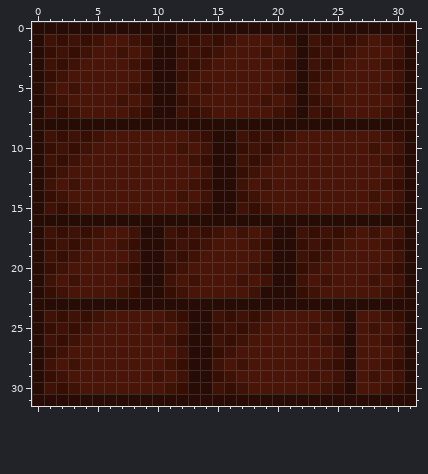
Two states of a pixel-art sprite, assets/graphics/tiles/bg_brick.png. This is how it looked before the edit.
The file is 64x64 pixels, drawn in blocks of 2x2; one block is one cell here.
New version:
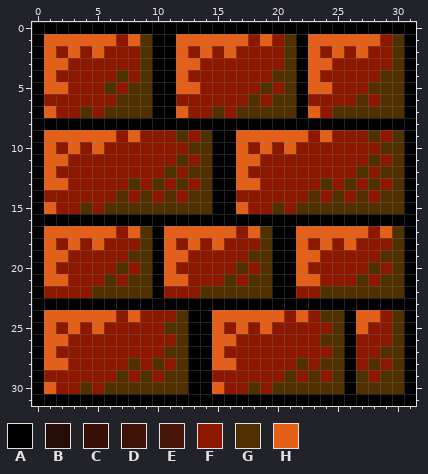
Palette (. is transparent): A #000000  B #270c06  C #370e04  D #3f1207  E #491509  F #8c1800  G #503000  H #e46018
What changed:
@@ x 0..31 @@
- 0 BBBBBBBBBBBBBBBBBBBBBBBBBBBBBBBB
- 1 BDCDCDEEDCBBDCDCDEEEDCBDCDCDEDCB
- 2 BCDCDEEDEDBBCDCDEEEDEDBCDCDEEEDB
- 3 BDCDEEEEDCBBDCDEEEEEDCBDCDEEEDCB
- 4 BCDEEEEEEDBBCDEEEEEEEDBCDEEEEEDB
- 5 BDEDEEEEDCBBDEDEEEEEDCBDEDEEEDCB
- 6 BCDEEEEDEDBBCDEEEEEDEDBCDEEEEEDB
- 7 BDCDEEEEDCBBDCDEEEEEDCBDCDEEEDCB
- 8 BBBBBBBBBBBBBBBBBBBBBBBBBBBBBBBB
- 9 BDCDCDEEEEEEEDCBBDCDCDEEEEEEEDCB
-10 BCDCDEEEEEEEDEDBBCDCDEEEEEEEDEDB
-11 BDCDEEEEEEEEEDCBBDCDEEEEEEEEEDCB
-12 BCDEEEEEEEEEEEDBBCDEEEEEEEEEEEDB
-13 BDEDEEEEEEEEEDCBBDEDEEEEEEEEEDCB
-14 BCDEEEEEEEEEDEDBBCDEEEEEEEEEDEDB
-15 BDCDEEEEEEEEEDCBBDCDEEEEEEEEEDCB
-16 BBBBBBBBBBBBBBBBBBBBBBBBBBBBBBBB
-17 BDCDCDEEDBBDCDCDEDEDBBDCDCDEDEDB
-18 BCDCDEEDCBBCDCDEEEDCBBCDCDEEEDCB
-19 BDCDEEEEDBBDCDEEEEEDBBDCDEEEEEDB
-20 BCDEEEEDCBBCDEEEEEDCBBCDEEEEEDCB
-21 BDEDEEEEDBBDEDEEEDEDBBDEDEEEDEDB
-22 BCDEEEEDCBBCDEEEEEDBBBCDEEEEEDCB
-23 BBBBBBBBBBBBBBBBBBBBBBBBBBBBBBBB
-24 BDCDCDEEEEEDCBBDCDCDEEEEDCBEEDCB
-25 BCDCDEEEEEDEDBBCDCDEEEEDEDBEDEDB
-26 BDCDEEEEEEEDCBBDCDEEEEEEDCBEEDCB
-27 BCDEEEEEEEEEDBBCDEEEEEEEEDBEEEDB
-28 BDEDEEEEEEEDCBBDEDEEEEEEDCBEEDCB
-29 BCDEEEEEEEDEDBBCDEEEEEEDEDBEDEDB
-30 BDCDEEEEEEEDCBBDCDEEEEEEDCBEEDCB
-31 BBBBBBBBBBBBBBBBBBBBBBBBBBBBBBBB
+ 0 AAAAAAAAAAAAAAAAAAAAAAAAAAAAAAAA
+ 1 AHHHHHHFHGAAHHHHHHFHFGAHHHHHHFGA
+ 2 AHFHFHFFFGAAHFHFHFFFFGAHFHFHFFGA
+ 3 AHHFFFFFFGAAHHFFFFFFFGAHHFFFFFGA
+ 4 AHFFFFFGFGAAHFFFFFFFGGAHFFFFFGGA
+ 5 AHHFFFGFGGAAHHFFFFFGFGAHHFFFGGGA
+ 6 AFFFFFFGGGAAFFFFFFGFGGAFFFFGFGGA
+ 7 AHFFGFGGGGAAHFFGFGGGGGAHFGGGGGGA
+ 8 AAAAAAAAAAAAAAAAAAAAAAAAAAAAAAAA
+ 9 AHHHHHHFHFFFGFGAAHHHHHHFHFFFGFGA
+10 AHFHFHFFFFFFFGGAAHFHFHFFFFFFFGGA
+11 AHHFFFFFFFFFGFGAAHHFFFFFFFFFGFGA
+12 AHFFFFFFFFFGFGGAAHFFFFFFFFFGFGGA
+13 AHHFFFFFGFGFGFGAAHHFFFFFGFGFGFGA
+14 AFFFFFFGFGFGFGGAAFFFFFFGFGFGFGGA
+15 AHFFGFGGGGGGGGGAAHFFGFGGGGGGGGGA
+16 AAAAAAAAAAAAAAAAAAAAAAAAAAAAAAAA
+17 AHHHHHHFHGAHHHHHHFHGAAHHHHHHFHGA
+18 AHFHFHFFFGAHFHFHFFFGAAHFHFHFFFGA
+19 AHHFFFFFGGAHHFFFFFGGAAHHFFFFFGGA
+20 AHFFFFFGFGAHFFFFFGFGAAHFFFFFGFGA
+21 AHHFFFGFGGAHHFFFGFGGAAHHFFFGFGGA
+22 AFFFFGGGGGAFFFGGGGGGAAFFGGGGGGGA
+23 AAAAAAAAAAAAAAAAAAAAAAAAAAAAAAAA
+24 AHHHHHHFHFFFGAAHHHHHHFHFGGAHHFGA
+25 AHFHFHFFFFFGGAAHFHFHFFFFFGAHFFGA
+26 AHHFFFFFFFFFGAAHHFFFFFFFGGAFFFGA
+27 AHFFFFFFFFFGGAAHFFFFFFFFFGAFFGGA
+28 AHHFFFFFGFGFGAAHHFFFFFGFGGAFGFGA
+29 AFFFFFFGFGFGGAAFFFFFFGFGFGAGFGGA
+30 AHFFGFGGGGGGGAAHFFGFGGGGGGAGGGGA
+31 AAAAAAAAAAAAAAAAAAAAAAAAAAAAAAAA
Changed places in both pictures, as pixel boxes (x1, y1, x2, y2):
changed: (32, 22, 416, 406)
